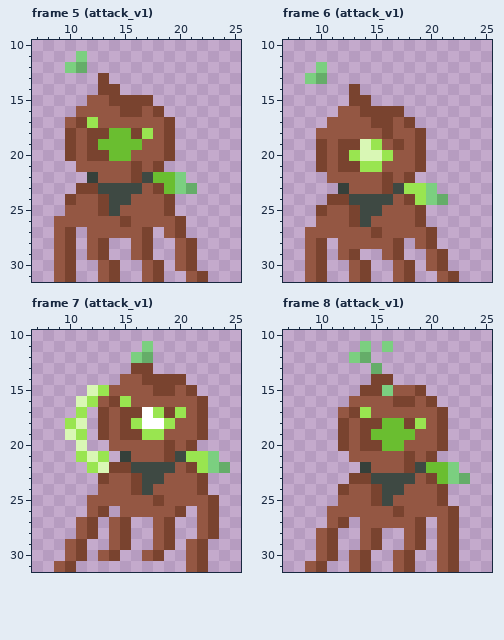
Pixel-art file, stored at TDS_Mod/ModSource/Yossele/Art/aseprite/YosseleAttack-Sheet.aseprite. Above: the version before the commit.
32x32 pixels, 16 frames. Shown: frame 5 (attack_v1): x 7..25, y 10..31; frame 6 (attack_v1): x 7..25, y 10..31; frame 7 (attack_v1): x 7..25, y 10..31; frame 8 (attack_v1): x 7..25, y 10..31. The commit also changed other frames, which this record leaves out.
New version:
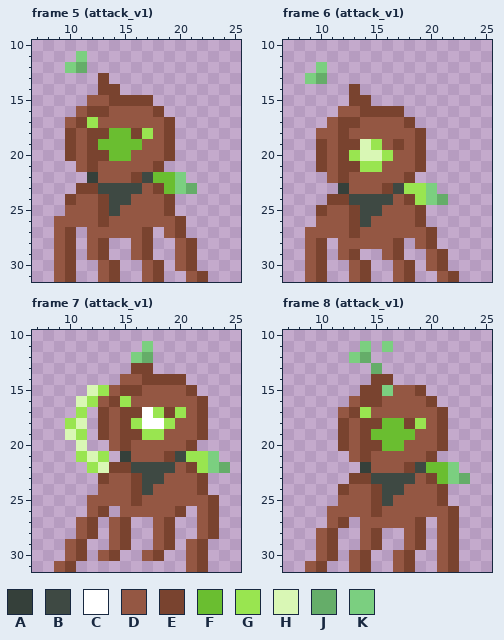
Palette (. is transparent): A #35403a  B #3e4943  C #ffffff  D #945743  E #79432f  F #6abe30  G #99e550  H #d9f7b5  J #65ad69  K #7bcf80
The exact change:
Frame 5 (attack_v1):
Colour E gives way to colour D in row 16 at x 15 to 16; in row 21 at x 16; in row 26 at x 15.
Colour D gives way to colour E in row 16 at x 12 to 13; in row 21 at x 12; in row 26 at x 13.
Frame 6 (attack_v1):
Colour E gives way to colour D in row 17 at x 15 to 16; in row 18 at x 16; in row 22 at x 16; in row 27 at x 15.
Colour D gives way to colour E in row 17 at x 12 to 13; in row 18 at x 12; in row 22 at x 12; in row 27 at x 13.
Frame 7 (attack_v1):
Colour E gives way to colour D in row 15 at x 18 to 19; in row 20 at x 19; in row 25 at x 18.
Colour D gives way to colour E in row 15 at x 15 to 16; in row 20 at x 15; in row 25 at x 16.
Frame 8 (attack_v1):
Colour E gives way to colour D in row 16 at x 17 to 18; in row 21 at x 18; in row 26 at x 17.
Colour D gives way to colour E in row 16 at x 14 to 15; in row 21 at x 14; in row 26 at x 15.
